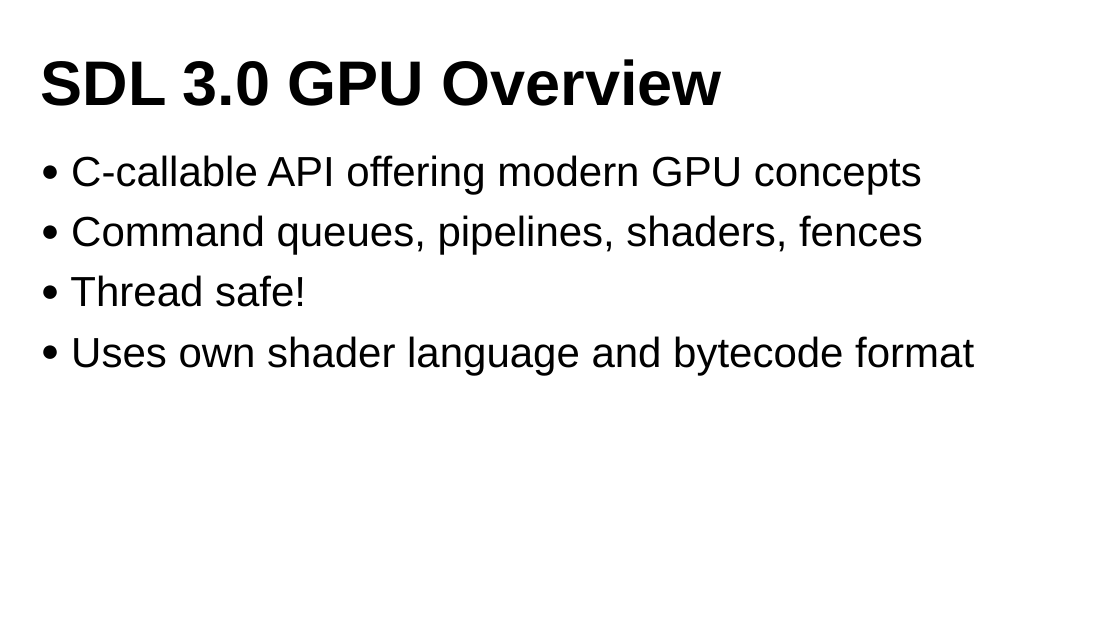
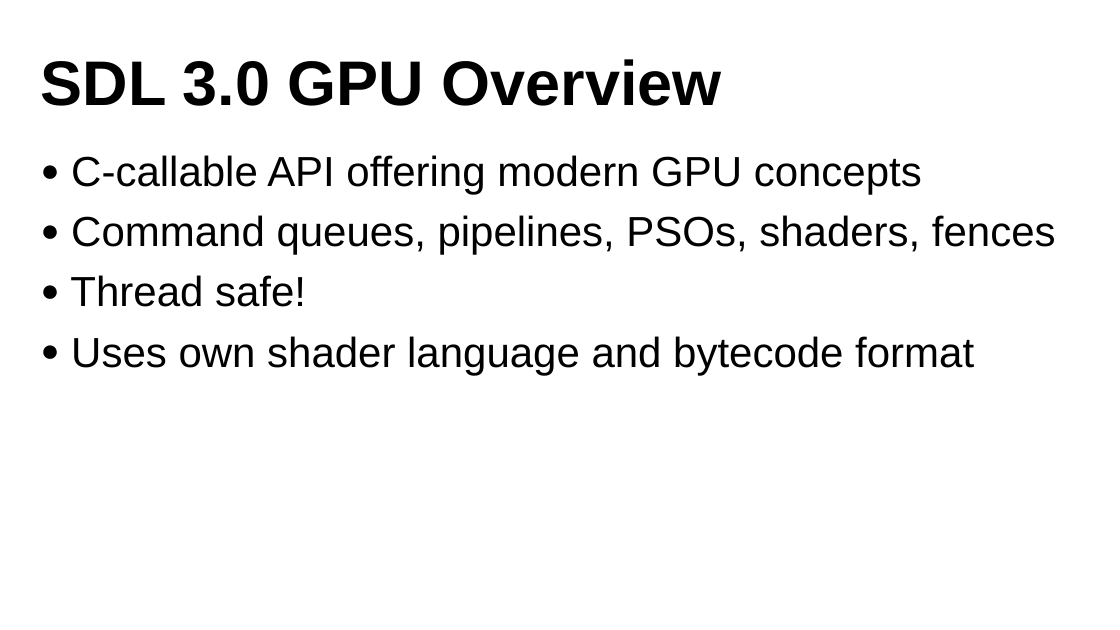
Before and after one commit to libsdl-org/sdlweb, a slide deck: slide 38 of gdc2023/GDC23_Presentation_SDL.pptx. Drawn at 1120x630 pixels with LibreOffice and Linux fonts; fonts in the diff are those of the drawing; background and template pictures are left out. Boxes give left, top, right and bottom in pixels: in the first picture for what was removed or moved away, otherwise in the second. Text is boxed around its words. In the diff, an @@ line names an element or a change of style, - is before the commit and + after.

```diff
--- a/gdc2023/GDC23_Presentation_SDL.pptx
+++ b/gdc2023/GDC23_Presentation_SDL.pptx
@@ text at bbox=[71, 215, 1056, 255]: text changed @@
-● Command queues, pipelines, shaders, fences
+● Command queues, pipelines, PSOs, shaders, fences
```
Also in this commit, not shown: 7 other slides changed, 3 slides added, 3 slides removed.
